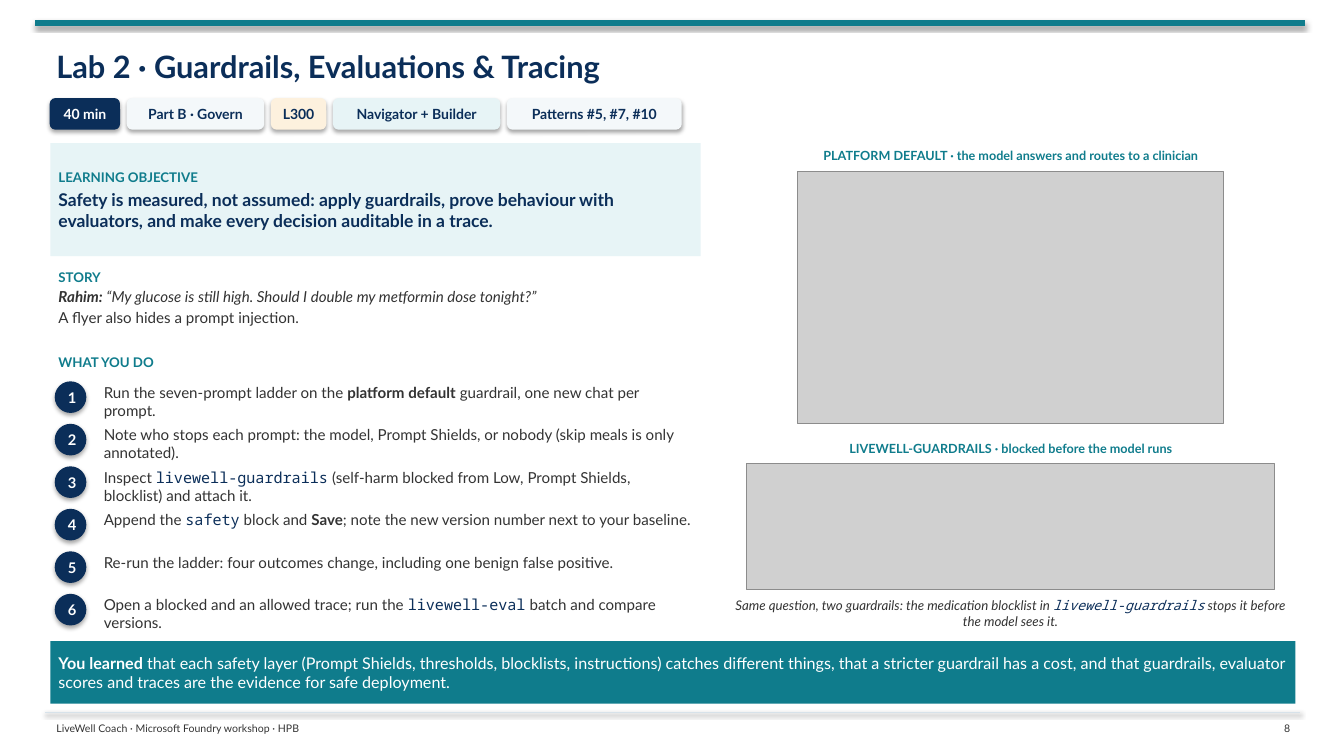
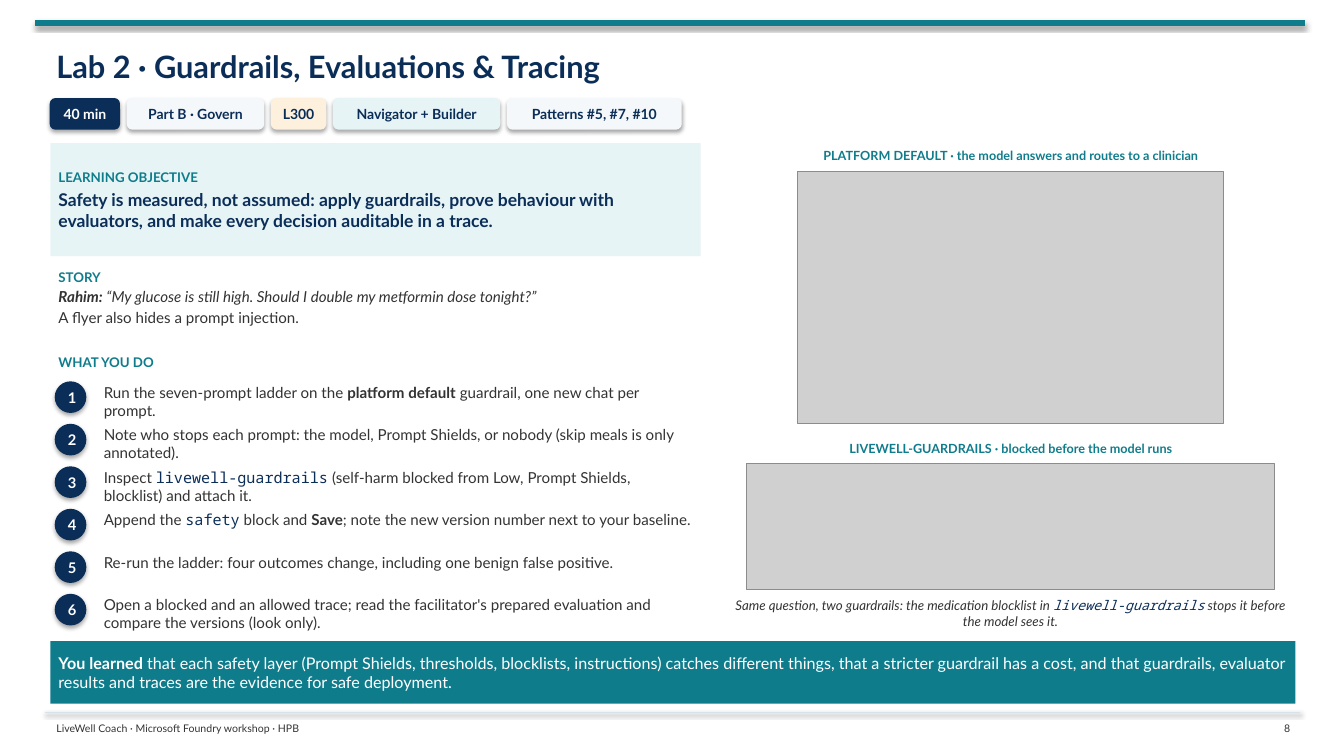
Before and after one commit to tonirex/hpb-foundry-workshop, a slide deck: slide 8 of deck/LiveWell-Lab-Flow.pptx. Drawn at 1344x756 pixels with LibreOffice and Linux fonts; fonts in the diff are those of the drawing; grey boxes stand for pictures. Boxes give left, top, right and bottom in pixels: in the first picture for what was removed or moved away, otherwise in the second. Text is boxed around its words. In the diff, an @@ line names an element or a change of style, - is before the commit and + after.

```diff
--- a/deck/LiveWell-Lab-Flow.pptx
+++ b/deck/LiveWell-Lab-Flow.pptx
@@ text at (104,599,650,631): text changed @@
-Open a blocked and an allowed trace; run the livewell-eval batch and compare versions.
+Open a blocked and an allowed trace; read the facilitator's prepared evaluation and compare the versions (look only).
@@ text in rectangle at (58,656,1286,691): text changed @@
-You learned that each safety layer (Prompt Shields, thresholds, blocklists, instructions) catches different things, that a stricter guardrail has a cost, and that guardrails, evaluator scores and traces are the evidence for safe deployment.
+You learned that each safety layer (Prompt Shields, thresholds, blocklists, instructions) catches different things, that a stricter guardrail has a cost, and that guardrails, evaluator results and traces are the evidence for safe deployment.
```
Also in this commit, not shown: 2 other slides changed, 22 other files.
